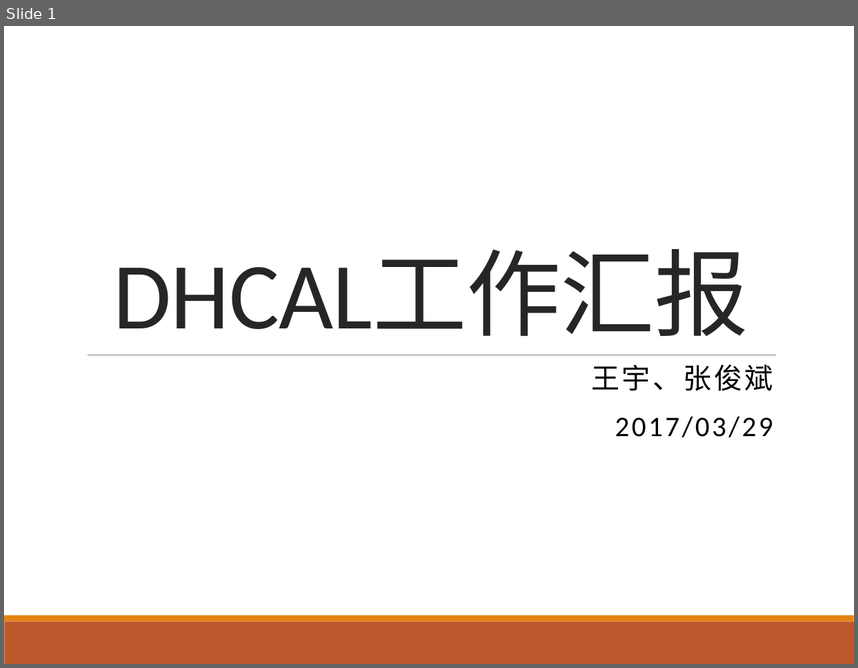
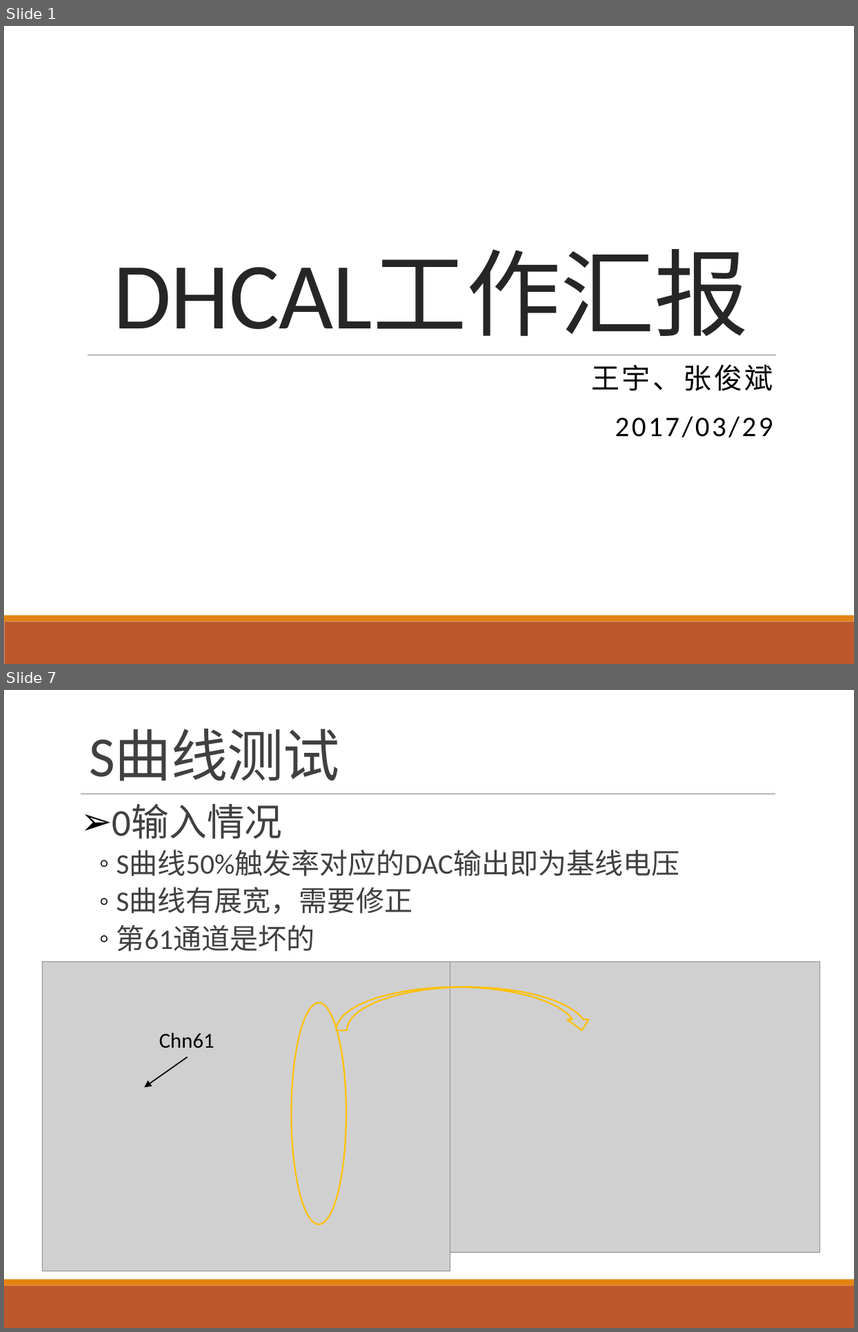
Before and after one commit to wyu0725/SDHCAL_DAQ, a slide deck: Slides/SDHCAL_20170329.pptx. Shown one above the other, each under a label of ours: slide 1 before the commit, slides 1 and 7 after it; the slides between them are not shown. The pictures are 858x668 and 858x1332 pixels, drawn with LibreOffice and Linux fonts; fonts in the diff are those of the drawing; grey boxes stand for pictures. Boxes give left, top, right and bottom in pixels: in the first picture for what was removed or moved away, otherwise in the second. Text is boxed around its words. In the diff, an @@ line names an element or a change of style, - is before the commit and + after.

```diff
--- a/Slides/SDHCAL_20170329.pptx
+++ b/Slides/SDHCAL_20170329.pptx
@@ slide 7 added at [4,690,854,1328], background #FFFFFF; not listed: 2 template elements that a slide beside it also shows @@
@@ title added at [89,729,340,781], 48 pt, text #404040 @@
+S曲线测试
@@ line added from (81, 793) to (775, 793), #808080 0.5 pt @@
@@ text added at [112,805,680,952], 24 pt, text #404040 @@
+➢ 0输入情况
+  ◦ S曲线50%触发率对应的DAC输出即为基线电压
+  ◦ S曲线有展宽，需要修正
+  ◦ 第61通道是坏的
@@ group added at [42,961,820,1270]: 2 pictures, 1 ellipse, 1 text, 1 arrow, 1 curved down arrow @@
+Chn61
```
Also in this commit, not shown: 12 other slides added, 1 slide removed, 6 other files.
